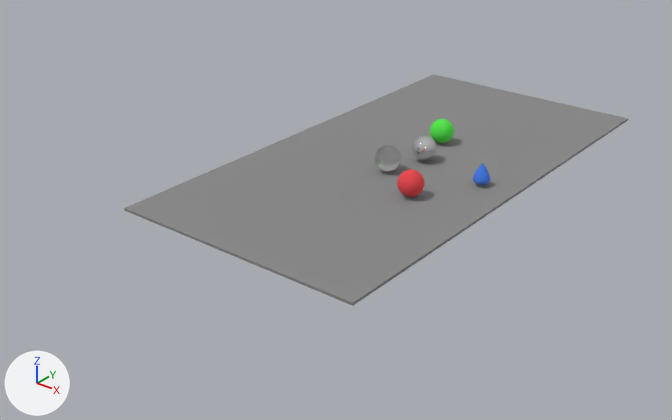
What one commit did to the Blender file scenes/someobjects.blend.
Camera for both pictures: a 50 mm camera at (38.3, -57.3, 28.9) aimed at (-3.4, -5.1, -3.4). Every picture has the same lights, and +X, +Y and +Z are marked at lower left.
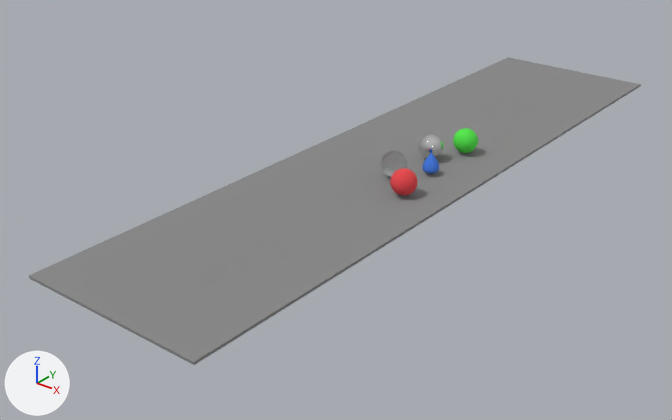
Changed parts and their boxes (x1, y1, x2, y2) in the pictures (672 x 420 px):
```json
{"object": "Cube", "change": "rescaled", "before": [124, 74, 628, 306], "after": [29, 57, 641, 365], "on screen": "21% wider, 33% taller"}
{"object": "Sphere", "change": "moved", "before": [397, 169, 424, 197], "after": [390, 168, 418, 196]}
{"object": "Sphere.003", "change": "moved", "before": [375, 146, 401, 171], "after": [381, 151, 407, 177]}
{"object": "Sphere.002", "change": "moved", "before": [412, 136, 437, 161], "after": [418, 134, 443, 158]}
```

Scene script edits in JSON lines:
```json
{"op": "set", "path": "ob_cube.scale", "old": "(10.3, 20.0, 0.1)", "new": "(7.36, 30.0, 0.1)"}
{"op": "set", "path": "ob_sphere.location", "old": "(4.0, -5.72, 1.2)", "new": "(3.48, -5.86, 1.2)"}
{"op": "set", "path": "ob_sphere_002.location", "old": "(1.0, 0.5, 1.2)", "new": "(1.25, 1.06, 1.2)"}
{"op": "set", "path": "ob_sphere_003.location", "old": "(0.0, -3.0, 1.2)", "new": "(1.0, -3.62, 1.2)"}
```
